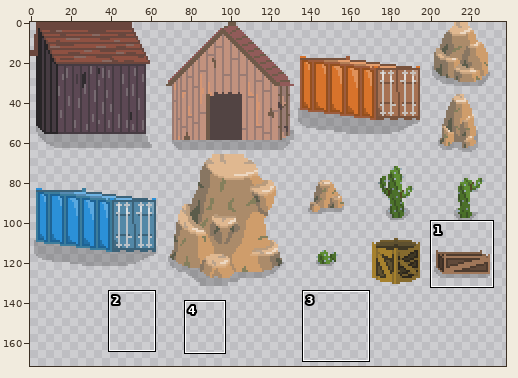
Two states of a sprite sheet, images/deco-sheet0.png. The picture above shows the old version from afar; the outline marks the close-up.
Close-up. As it was:
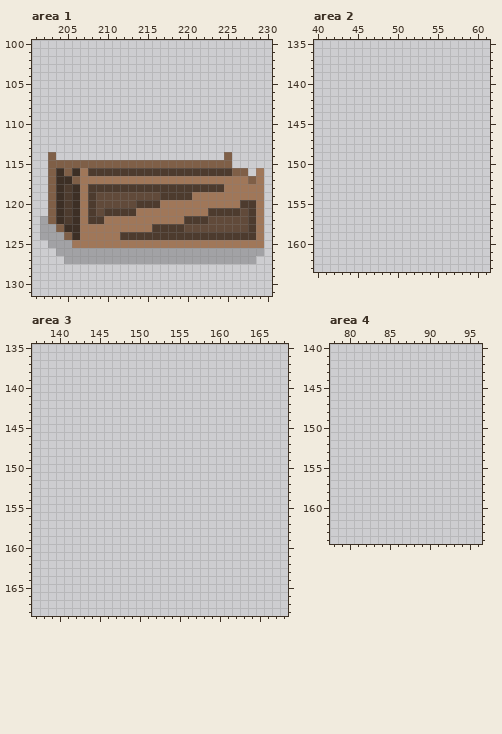
The file is 256x256 pixels. Colours within 5 levels of each other are drawn and written as one. Shown: area 1: x 201..230, y 100..131; area 2: x 40..61, y 135..163; area 3: x 137..168, y 135..168; area 4: x 78..96, y 140..164. The wide view leaves out empty margins. The commit also changed other parts of the picture, which this record leaves out.
Once edited:
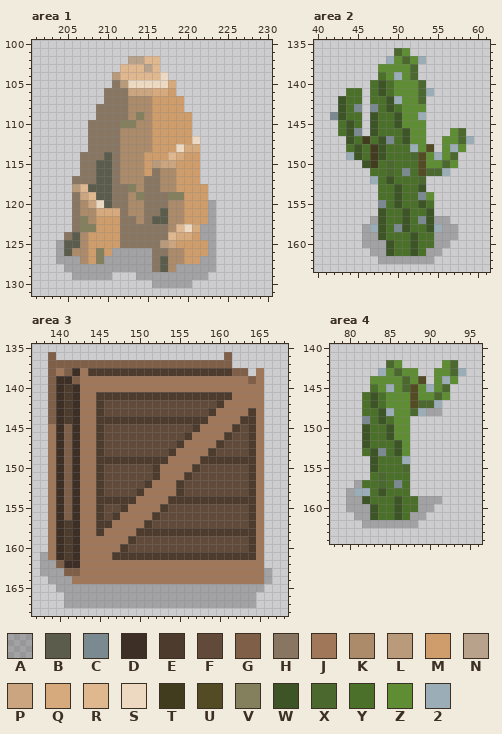
Palette (. is transparent): A #00000035  B #5b5c4b  C #7b8a91  D #3d2f25  E #4d3b2e  F #614a3a  G #7f5f47  H #887662  J #a07759  K #ab8b6a  L #b99b7c  M #cf9d6b  N #b9a28b  P #caa580  Q #d7aa7d  R #e0b890  S #edd8c2  T #413c1d  U #524b24  V #847f5c  W #3c5426  X #4b692f  Y #4b7029  Z #5e8d33  2 #9badb7
Difference:
--- area 1
@@ x 201..230 @@
 101 ..............................
-102 ..............................
-103 ..............................
-104 ..............................
-105 ..............................
-106 ..............................
-107 ..............................
-108 ..............................
-109 ..............................
-110 ..............................
-111 ..............................
-112 ..............................
-113 ..............................
-114 ..G.....................G.....
-115 ..GGGGGGGGGGGGGGGGGGGGGGG.....
-116 ..GDGDJEEEEEEEEEEEEEEEEEEGG.J.
-117 ..GDDGJJJJJJJJJJJJJJJJJJJJJGJ.
-118 ..GDEDJEEEEEEEEEEEEEEEEEJJJJJ.
-119 ..GDEDJEFFFFFFFFEEEEJJJJJJJJJ.
-120 ..GDEDJEFFFFFEEEJJJJJJJJJJEEJ.
-121 ..GDEDJEFEEEEJJJJJJJJJEEEEFEJ.
-122 .AGDEDJEEJJJJJJJJJJEEEFFFFFEJ.
-123 .AAGDDJJJJJJJJJEEEEFFFFFFFFEJ.
-124 .AAAGDJJJJJEEEEEEEEEEEEEEEEEJ.
-125 ..AAAJJJJJJJJJJJJJJJJJJJJJJJJ.
-126 ...AAAAAAAAAAAAAAAAAAAAAAAAAA.
-127 ....AAAAAAAAAAAAAAAAAAAAAAAA..
-128 ..............................
-129 ..............................
-130 ..............................
+102 ............NNRR..............
+103 ...........RRRNR..............
+104 ..........LRRRRRS.............
+105 ..........HLSSSSSQ............
+106 .........HHHPPPQQM............
+107 .........HHHKKKMMMM...........
+108 ........HHHHKKKMMMM...........
+109 ........HHHHKVKMMMMM..........
+110 .......HHHHVVKKMMMMM..........
+111 .......HHHHKKKKMMMMM..........
+112 .......HHHHKKKKMMMMMS.........
+113 .......HHHHKKKKMMMSQQ.........
+114 ......HHHBHKKKMMMRQMM.........
+115 ......HHBBHKKKMLPPMMM.........
+116 ......HHBBHKKKMHKKMMM.........
+117 .....HHHBBHKKKHHKKMMM.........
+118 .....LRBBBHHVKHHKKMMMM........
+119 .....HPRBBHHKVHHHVVMMM........
+120 .....HKPSBHHKKHHHKKMMMA.......
+121 .....HKKQQQHKKHHBKKMMMA.......
+122 .....HVKMMMHHKHBBKKMMMA.......
+123 .....HVVMMMHHHHHHKRSQAA.......
+124 ....HBKMMMMHHHHHHRQQMAA.......
+125 ...ABBKMMMMHHHHHLPMMMMA.......
+126 ...ABKKMVMAAAAAHHKKMMMA.......
+127 ...AAAKMVAAAAAAHBKKMMAA.......
+128 ....AAAAAAAAAAAHBKAAAAA.......
+129 .....AAAAA...AAAAAAAAA........
+130 ...............AAAAA..........
 131 ..............................
--- area 2
@@ x 40..61 @@
 135 ......................
-136 ......................
-137 ......................
-138 ......................
-139 ......................
-140 ......................
-141 ......................
-142 ......................
-143 ......................
-144 ......................
-145 ......................
-146 ......................
-147 ......................
-148 ......................
-149 ......................
-150 ......................
-151 ......................
-152 ......................
-153 ......................
-154 ......................
-155 ......................
-156 ......................
-157 ......................
-158 ......................
-159 ......................
-160 ......................
-161 ......................
-162 ......................
+136 ..........XZ..........
+137 .........2ZXZ2........
+138 ........ZZZZX.........
+139 ........YZ2ZX.........
+140 .......YWYZZZX........
+141 ....YY.YWYZZZX2.......
+142 ...WYY.YYW2ZZX........
+143 ...WYC.CYWYZZZ........
+144 ..CWYY.WYYWZZ2........
+145 ...YWY.WYYWZZZ........
+146 ...YWC.WYYYWZZ...ZX...
+147 ....WYTYWCYWZZ..ZZX2..
+148 ....YWYTWYYY2ZU.Z2Z...
+149 ....2WYTWYYYXUZ2ZX....
+150 ......WTYXYYYUZZXZ....
+151 .......YYXYCYUXX2.....
+152 .......2YWYYYX........
+153 ........YYWYYW........
+154 ........YYWYYCZ.......
+155 ........CYWYYWY.......
+156 ........WYYWYYW.......
+157 .......AWYYWYCWAA.....
+158 ......A2WYCWYYW2AA....
+159 ......AAWYYYWYYAAA....
+160 ......AAAWYYWYYAA.....
+161 .......AAWYYWYAA......
+162 ........AAAAAAA.......
 163 ......................
--- area 3
@@ x 137..168 @@
 135 ................................
-136 ................................
-137 ................................
-138 ................................
-139 ................................
-140 ................................
-141 ................................
-142 ................................
-143 ................................
-144 ................................
-145 ................................
-146 ................................
-147 ................................
-148 ................................
-149 ................................
-150 ................................
-151 ................................
-152 ................................
-153 ................................
-154 ................................
-155 ................................
-156 ................................
-157 ................................
-158 ................................
-159 ................................
-160 ................................
-161 ................................
-162 ................................
-163 ................................
-164 ................................
-165 ................................
-166 ................................
-167 ................................
+136 ..G.....................G.......
+137 ..GGGGGGGGGGGGGGGGGGGGGGG.......
+138 ..GJGDJEEEEEEEEEEEEEEEEEEGG.J...
+139 ..GDDGJJJJJJJJJJJJJJJJJJJJJGJ...
+140 ..GDEDJJJJJJJJJJJJJJJJJJJJJJJ...
+141 ..GDEDJJEEEEEEEEEEEEEEEEEJJJJ...
+142 ..GDEDJJEFFFFFFFFFFFFFFEJJJJJ...
+143 ..GDEDJJEFFFFFFFFFFFFFEJJJJEJ...
+144 ..GDEDJJEEEEEEEEEEEEEEJJJJEEJ...
+145 ..JDGDJJEFFFFFFFFFFFEJJJJEFEJ...
+146 ..JDGDJJEFFFFFFFFFFEJJJJEFFEJ...
+147 ..JDGDJJEFFFFFFFFFEJJJJEFFFEJ...
+148 ..JDGDJJEFFFFFFFFEJJJJEFFFFEJ...
+149 ..JDGDJJEEEEEEEEEJJJJEEEEEEEJ...
+150 ..JDGDJJEFFFFFFEJJJJEFFFFFFEJ...
+151 ..JDGDJJEFFFFFFEJJJEFFFFFFFEJ...
+152 ..JDGDJJEFFFFFEJJJEFFFFFFFFEJ...
+153 ..JDGDJJEFFFFEJJJJEFFFFFFFFEJ...
+154 ..JDGDJJEEEEEJJJJEEEEEEEEEEEJ...
+155 ..JDGDJJEFFEJJJJEFFFFFFFFFFEJ...
+156 ..JDGDJJEFEJJJJEFFFFFFFFFFFEJ...
+157 ..JDEDJJEEJJJJEFFFFFFFFFFFFEJ...
+158 ..JDEDJJEJJJJEEEEEEEEEEEEEEEJ...
+159 ..JDEDJJJJJJEFFFFFFFFFFFFFFEJ...
+160 ..JDEDJJJJJEFFFFFFFFFFFFFFFEJ...
+161 .AJDEDJJJJEEEEEEEEEEEEEEEEEEJ...
+162 .AAGDDJJJJJJJJJJJJJJJJJJJJJJJ...
+163 .AAAGGJJJJJJJJJJJJJJJJJJJJJJJA..
+164 ..AAAJJJJJJJJJJJJJJJJJJJJJJJJA..
+165 ...AAAAAAAAAAAAAAAAAAAAAAAAAA...
+166 ....AAAAAAAAAAAAAAAAAAAAAAAA....
+167 ....AAAAAAAAAAAAAAAAAAAAAAAA....
 168 ................................
--- area 4
@@ x 78..96 @@
 141 ...................
-142 ...................
-143 ...................
-144 ...................
-145 ...................
-146 ...................
-147 ...................
-148 ...................
-149 ...................
-150 ...................
-151 ...................
-152 ...................
-153 ...................
-154 ...................
-155 ...................
-156 ...................
-157 ...................
-158 ...................
-159 ...................
-160 ...................
-161 ...................
-162 ...................
+142 .......XZ.....ZX...
+143 ......2ZXZZ..ZZX2..
+144 .....ZZZZXZU.Z2Z...
+145 .....YZ2ZXUZ2ZX....
+146 ....YWYZZZUZZXZ....
+147 ....YWYZZZUXX2.....
+148 ....YYW2ZZX2AA.....
+149 ....CYWYZZ.........
+150 ....WYYWZZ.........
+151 ....WYYWZZ.........
+152 ....WYYYWZ.........
+153 ....YWCYWZ.........
+154 .....WYYY2.........
+155 .....WYYYX.........
+156 .....YXYYY.........
+157 ...AYYXYCY.........
+158 ..A22YWYYY.........
+159 ..AAWYYYWYYAAA.....
+160 ..AAAWYYWYYAA......
+161 ...AAWYYWYAA.......
+162 ....AAAAAAA........
 163 ...................
